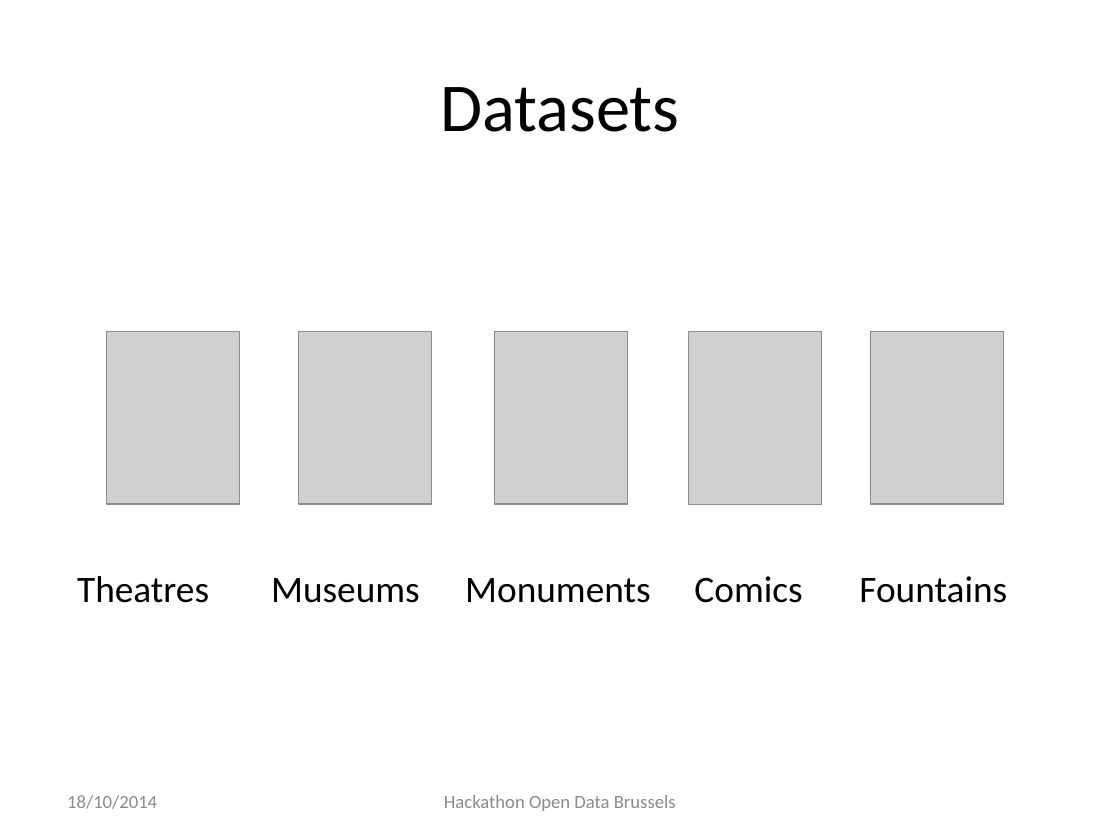
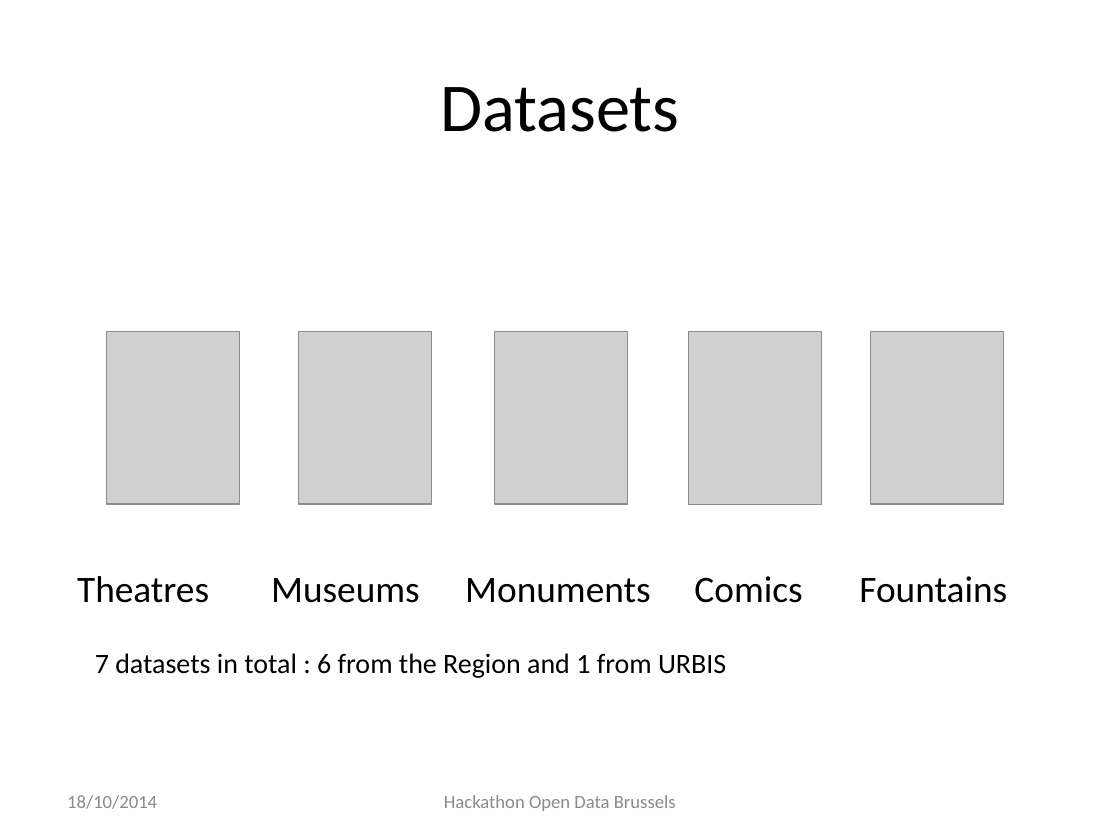
Before and after one commit to PoiPointer/marketing, a slide deck: slide 5 of POI Pointer – team65.pptx. Drawn at 1120x840 pixels with LibreOffice and Linux fonts; fonts in the diff are those of the drawing; grey boxes stand for pictures. Boxes give left, top, right and bottom in pixels: in the first picture for what was removed or moved away, otherwise in the second. Text is boxed around its words. In the diff, an @@ line names an element or a change of style, - is before the commit and + after.

Commit message:
final version presentation

```diff
--- a/POI Pointer – team65.pptx
+++ b/POI Pointer – team65.pptx
@@ text added at [95, 653, 726, 678], 18 pt, text #000000 @@
+7 datasets in total : 6 from the Region and 1 from URBIS
```
Also in this commit, not shown: 1 other slide changed.
